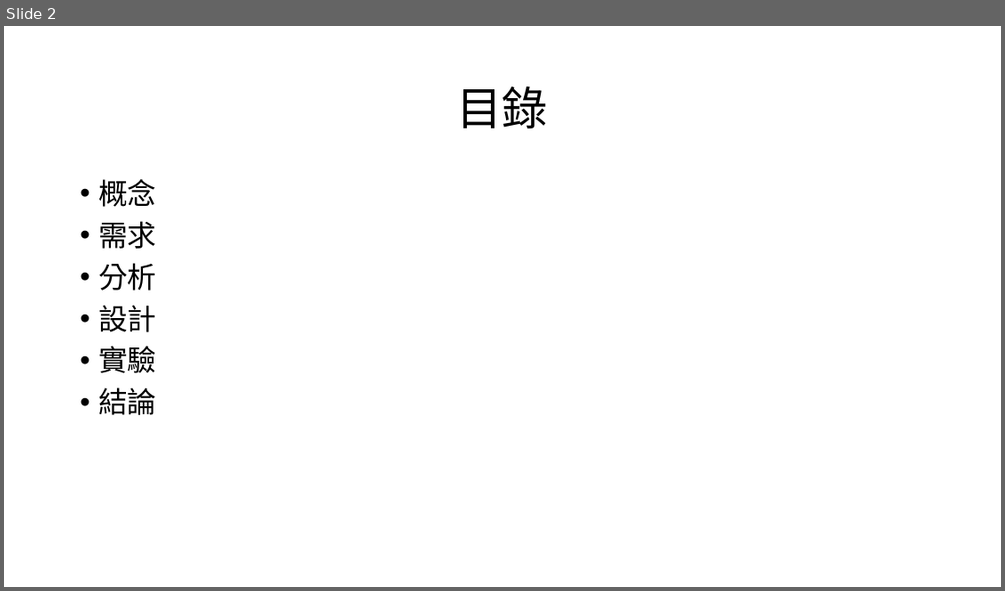
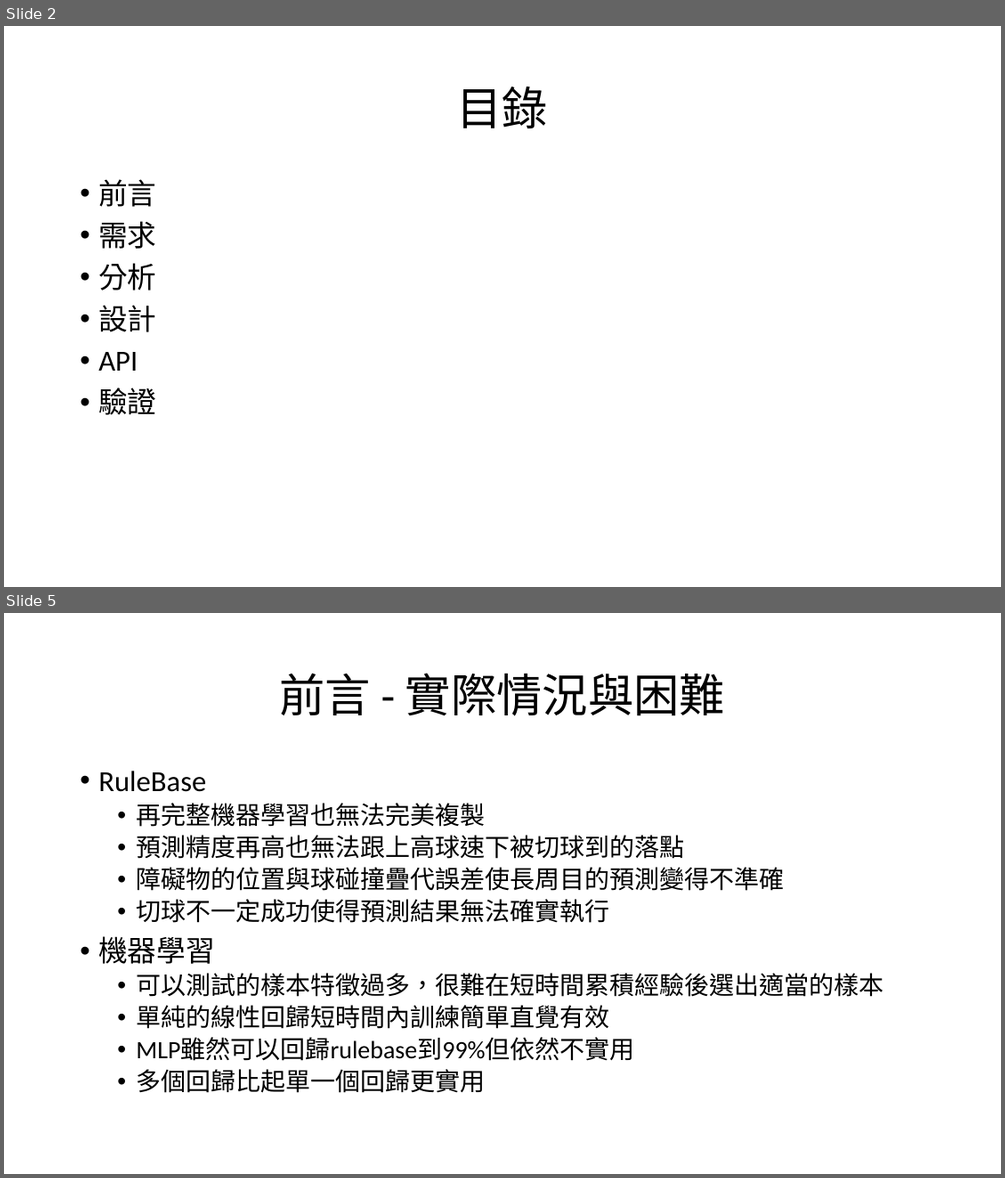
Before and after one commit to HongYu313Lin/-, a slide deck: 乒乓球規格.pptx. Shown one above the other, each under a label of ours: slide 2 before the commit, slides 2 and 5 after it; the slides between them are not shown. The pictures are 1005x591 and 1005x1178 pixels, drawn with LibreOffice and Linux fonts; fonts in the diff are those of the drawing. Boxes give left, top, right and bottom in pixels: in the first picture for what was removed or moved away, otherwise in the second. Text is boxed around its words. In the diff, an @@ line names an element or a change of style, - is before the commit and + after.

```diff
--- a/乒乓球規格.pptx
+++ b/乒乓球規格.pptx
@@ slide 5 added at (x1=4, y1=613, x2=1001, y2=1174), background #FFFFFF @@
@@ title added at (x1=279, y1=673, x2=725, y2=716), 44 pt, text #000000 @@
+前言 - 實際情況與困難
@@ text added at (x1=98, y1=771, x2=883, y2=1093), 24 pt, text #000000 @@
+• RuleBase
+  • 再完整機器學習也無法完美複製
+  • 預測精度再高也無法跟上高球速下被切球到的落點
+  • 障礙物的位置與球碰撞疊代誤差使長周目的預測變得不準確
+  • 切球不一定成功使得預測結果無法確實執行
+• 機器學習
+  • 可以測試的樣本特徵過多，很難在短時間累積經驗後選出適當的樣本
+  • 單純的線性回歸短時間內訓練簡單直覺有效
+  • MLP雖然可以回歸rulebase到99%但依然不實用
+  • 多個回歸比起單一個回歸更實用
@@ slide 2 changed as well @@
@@ text at (x1=98, y1=179, x2=156, y2=207): text changed @@
-• 概念
+• 前言
@@ text at (x1=98, y1=352, x2=156, y2=415): text changed @@
-• 實驗
-• 結論
+• API
+• 驗證
```
Also in this commit, not shown: 5 other slides changed, 27 other slides added, 22 other files.
